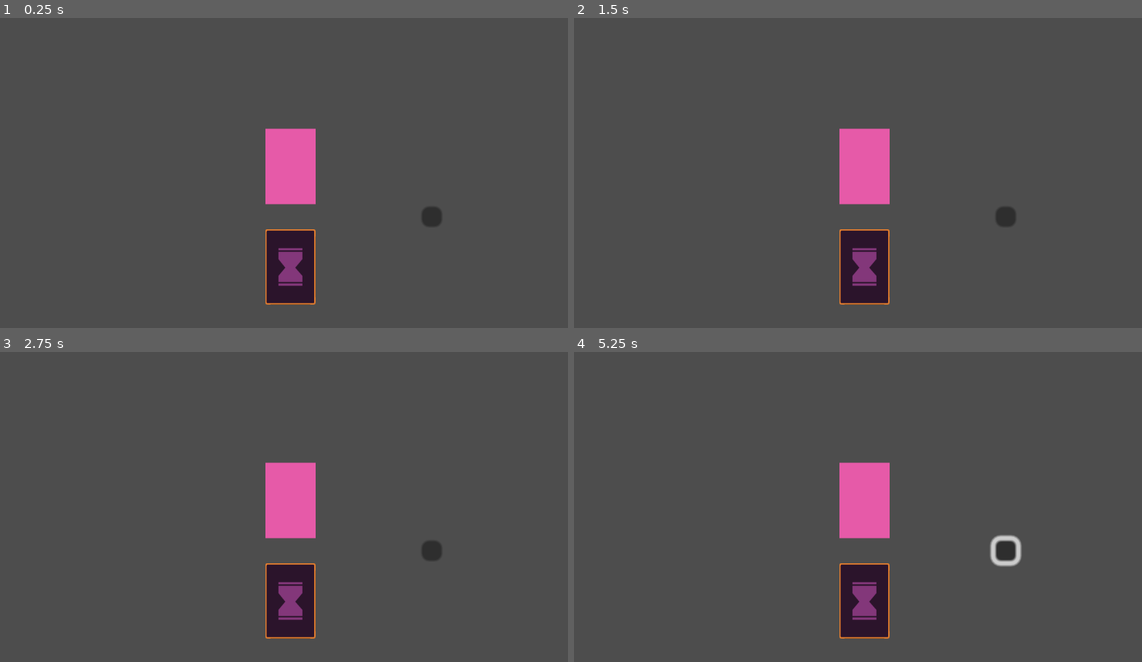
Above: before the commit, frames 1-4 (two rows, left to right).
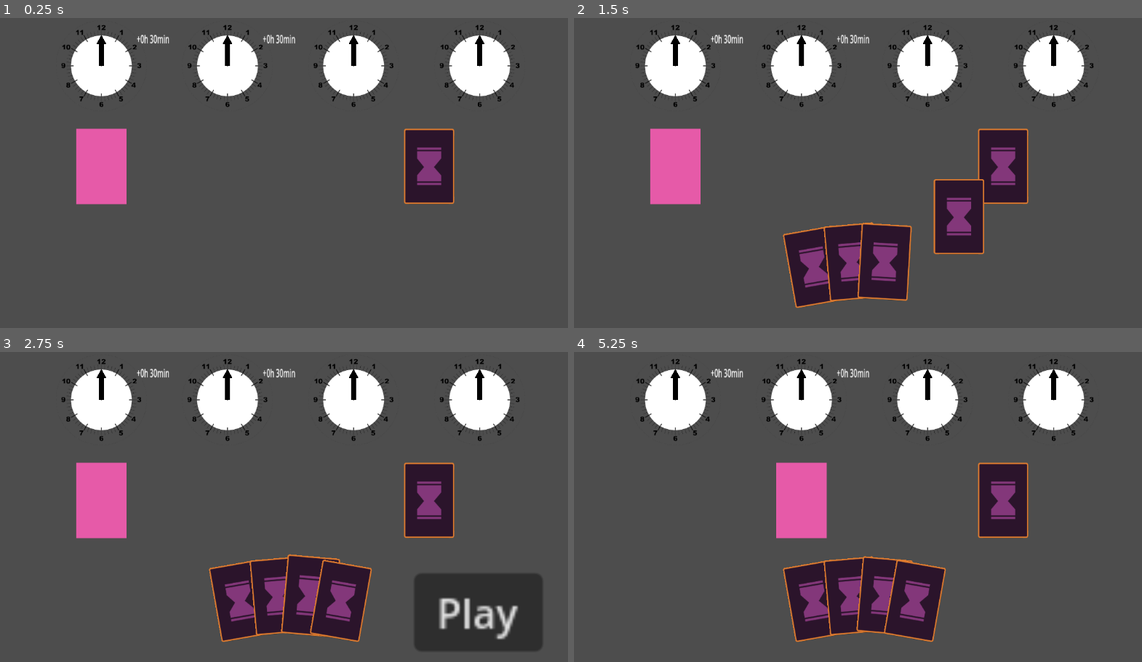
Above: after the commit, the same moments.

Repository: jaoc1811/card-game-jam
Game: Godot game, scene res://scenes/game.tscn
The game is run twice, just before and just after one commit, with the same random seed, the same clock (stepped at 60 frames per second) and the same inputs. Before the commit the project starts from res://scenes/jo.tscn. The engine's default icon, where the game draws it, is replaced by a stand-in: a white triangle on a blue panel in a dark square.
Inputs (mouse positions are in pixels of both pictures, inside the frame that each line leads up to; where the layout moved, square brackets give the same spot in the first picture):
- Up to frame 1 (0.25 s): no input
- Up to frame 2 (1.5 s): click (863, 266) at 0.52 s; click (863, 266) at 1.27 s
- Up to frame 3 (2.75 s): click (289, 600) at 2.02 s
- Up to frame 4 (5.25 s): click (1051, 612) [1005, 550] at 2.75 s; click (1011, 612) at 3.5 s, where only the run after the commit has a clickable "Next Player"; tap Enter at 4.25 s; move the mouse to (994, 485) at 4.27 s; tap F at 4.35, 5.1 s; move the mouse to (750, 516) at 5.02 s

The runs differ from the first frame. In frame 1, 16% of the frame differs, in the area x 10-92%, y 2-93%; in frame 2, 21%; in frame 3, 25%, in the area x 10-96%, y 2-97%; in frame 4, 20%.

Commit message:
feat: set game as main scene

Diff:
--- a/project.godot
+++ b/project.godot
@@ -11,7 +11,7 @@
 [application]
 
 config/name="Card Game Jam"
-run/main_scene="res://scenes/jo.tscn"
+run/main_scene="res://scenes/game.tscn"
 config/features=PackedStringArray("4.3", "GL Compatibility")
 config/icon="res://icon.svg"
 
--- a/scenes/game.tscn
+++ b/scenes/game.tscn
@@ -7,7 +7,7 @@
 [ext_resource type="AudioStream" uid="uid://dm4bwtlk67qsb" path="res://sounds/deal_card.wav" id="3_s3hhl"]
 [ext_resource type="Script" path="res://scripts/player.gd" id="4_oiryx"]
 [ext_resource type="Texture2D" uid="uid://di5i1atheyh6v" path="res://icon.svg" id="4_x3qqv"]
-[ext_resource type="PackedScene" uid="uid://cwlhuox3mc4k" path="res://Scenes/clock.tscn" id="5_0bued"]
+[ext_resource type="PackedScene" uid="uid://cwlhuox3mc4k" path="res://scenes/clock.tscn" id="5_0bued"]
 
 [node name="Game" type="Node2D"]
 
